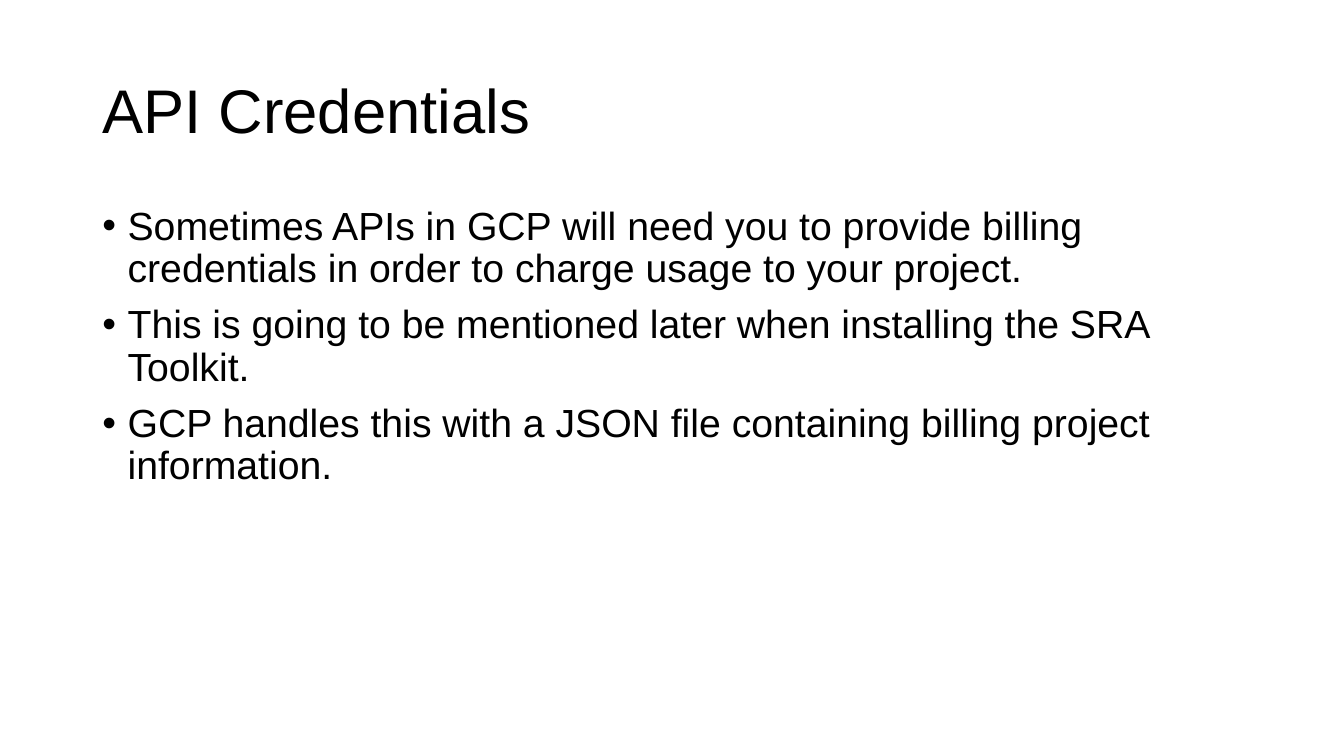
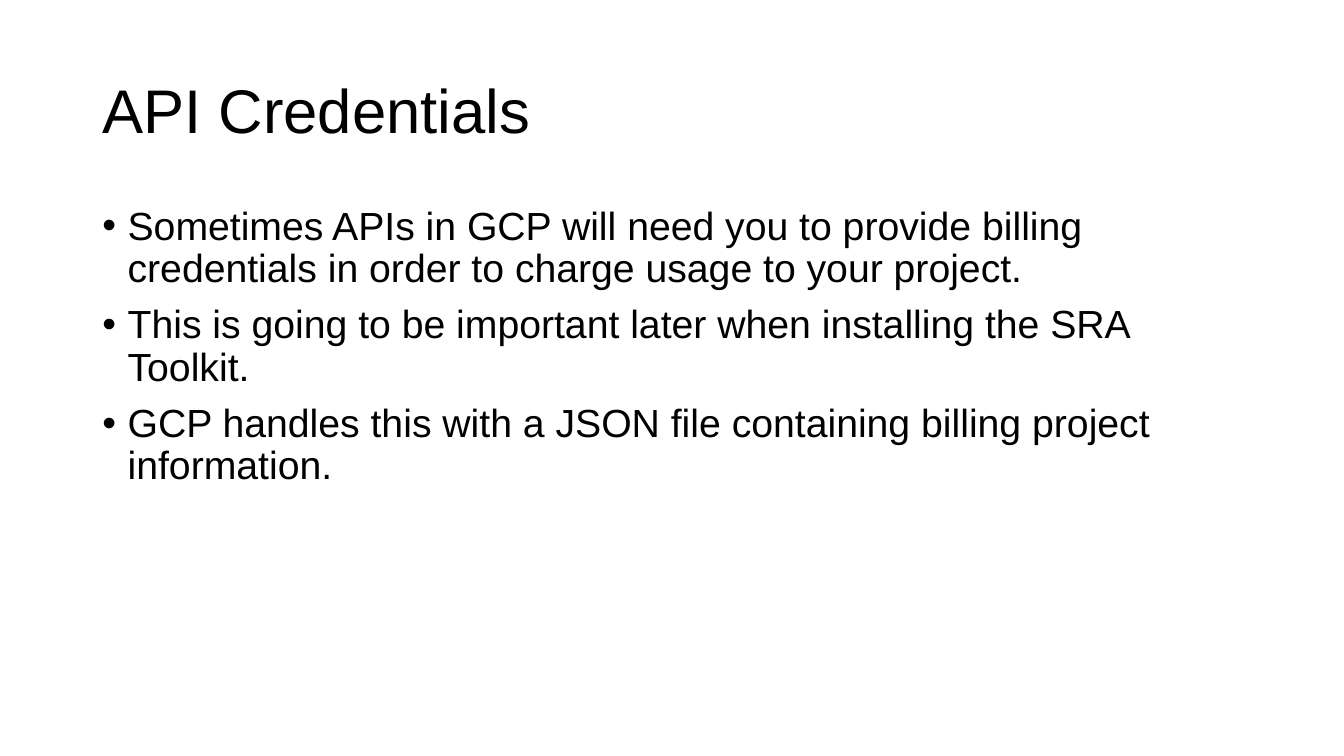
Before and after one commit to ncbi/ASHG-Workshop-2021, a slide deck: slide 12 of ASHG_GCP.pptx (slide 13 before the commit). Drawn at 1344x756 pixels with LibreOffice and Linux fonts; fonts in the diff are those of the drawing; background and template pictures are left out. Boxes give left, top, right and bottom in pixels: in the first picture for what was removed or moved away, otherwise in the second. Text is boxed around its words. In the diff, an @@ line names an element or a change of style, - is before the commit and + after.

```diff
--- a/ASHG_GCP.pptx
+++ b/ASHG_GCP.pptx
@@ text at <box>128,309,1130,382</box>: text changed @@
-• This is going to be mentioned later when installing the SRA Toolkit.
+• This is going to be important later when installing the SRA Toolkit.
```
Also in this commit, not shown: 8 other slides changed, 1 slide removed.
